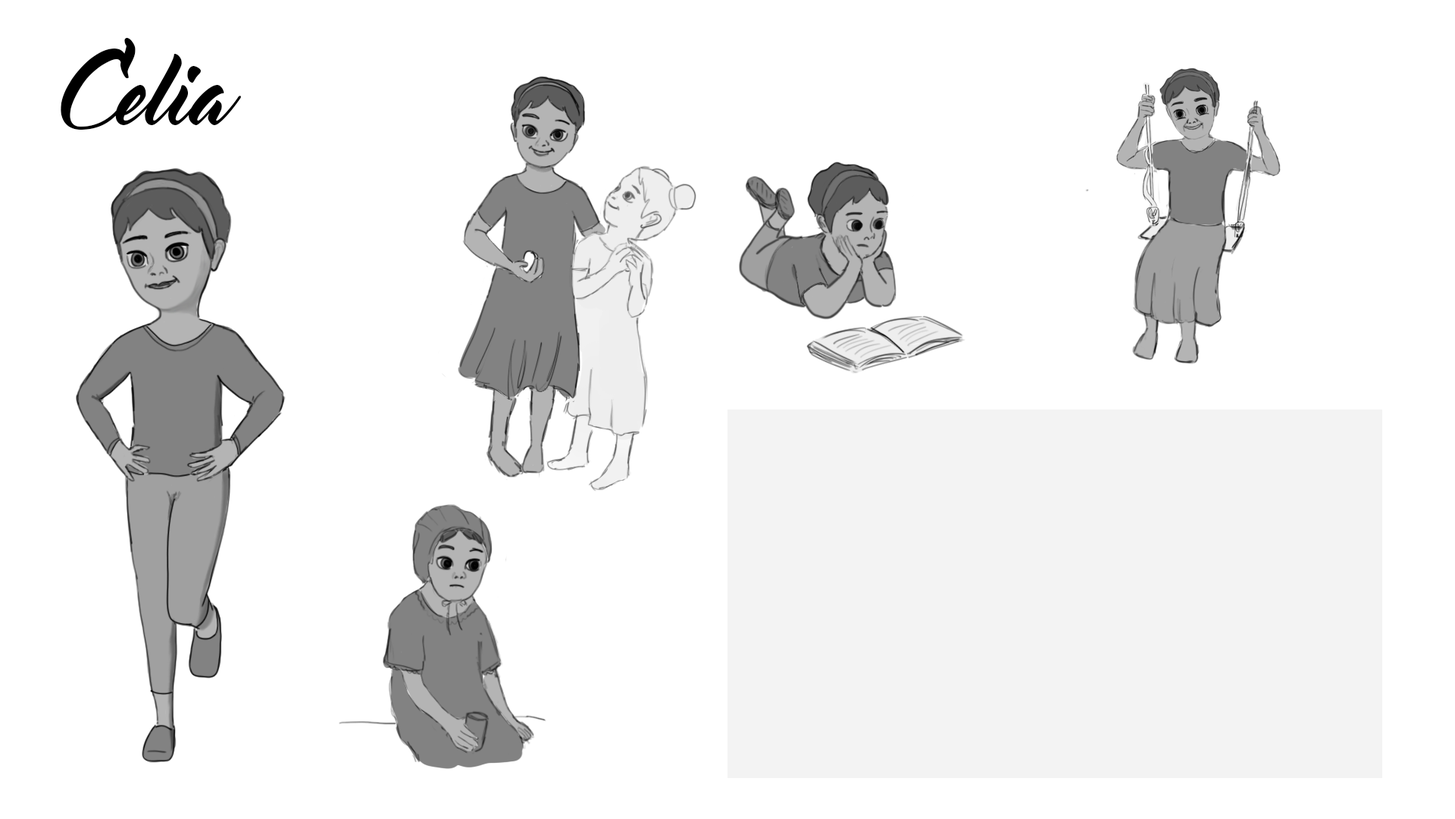
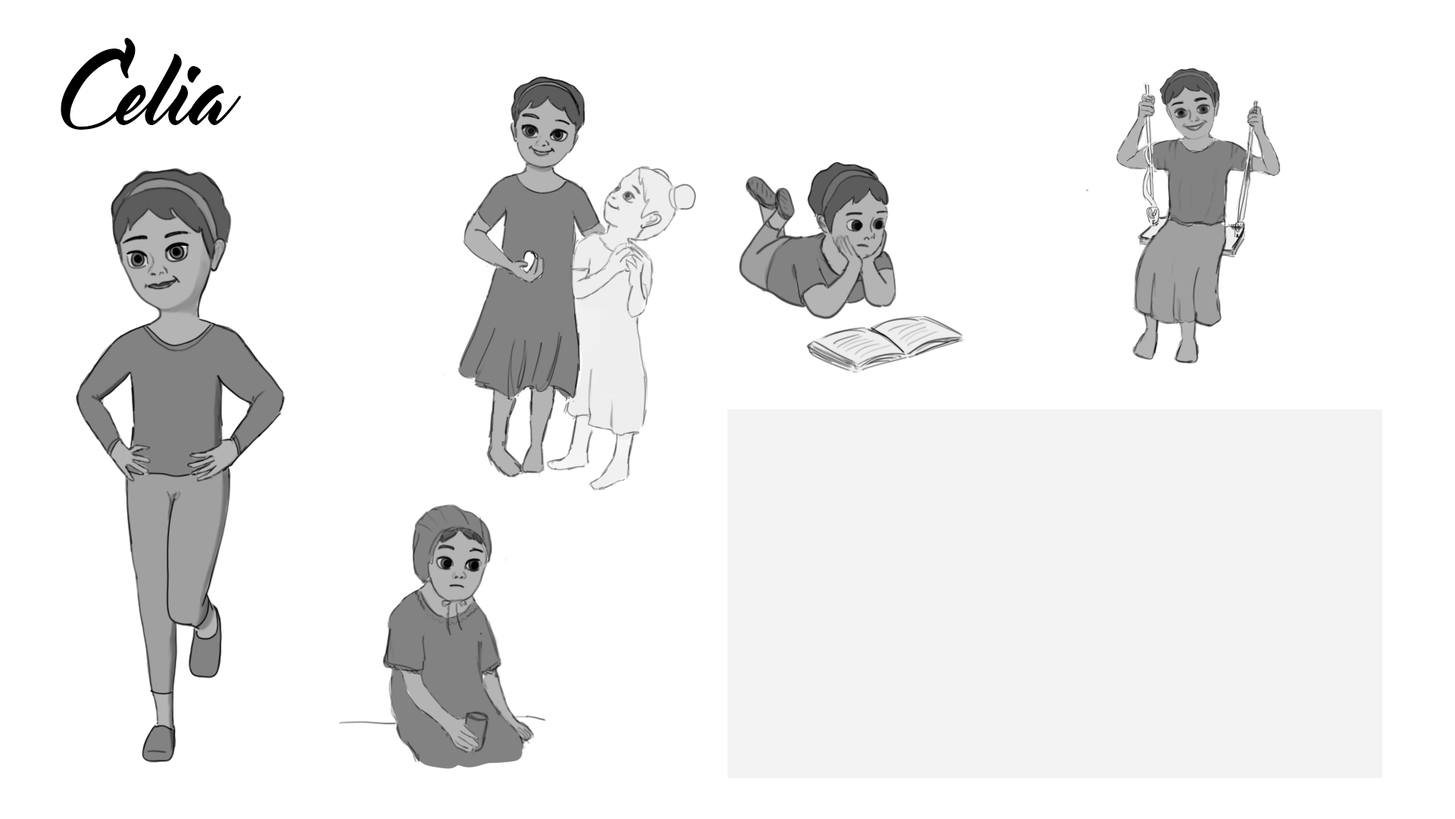
Before/after of a 1455×819 layered artwork. What changed in the layer stack:
painted on "Layer 16" over (520, 123, 569, 143)
painted on "Layer 15" over (1139, 99, 1256, 259)
painted on "Layer 27" over (1169, 96, 1221, 133)
